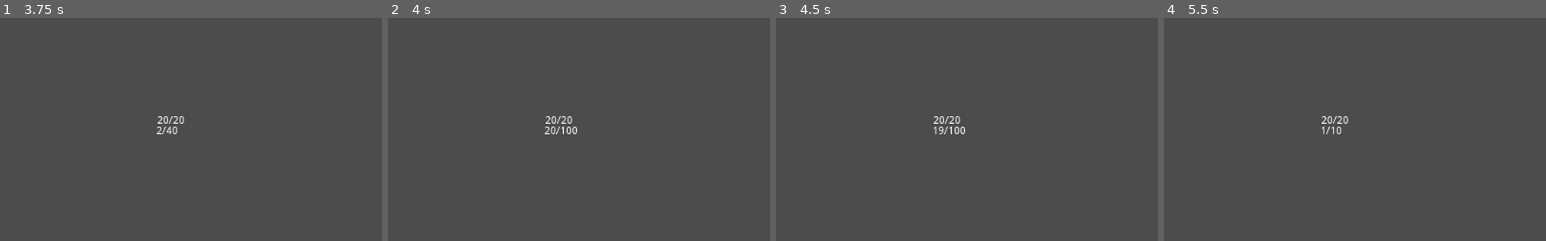
Above: before the commit, frames 1-4 (left to right).
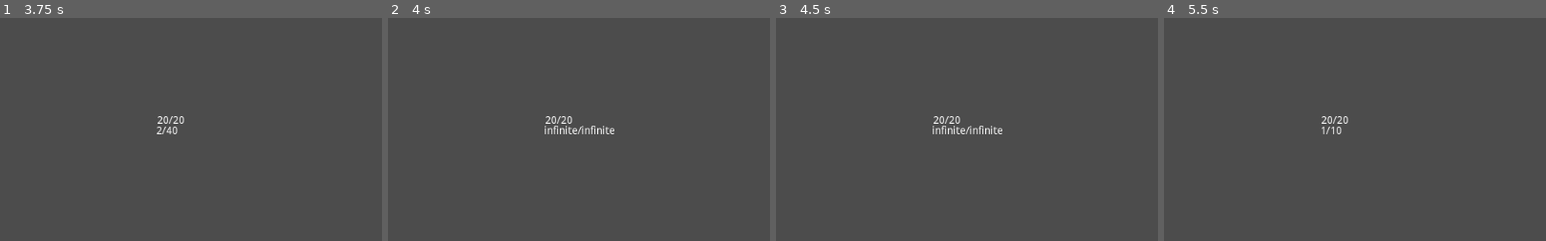
Above: after the commit, the same moments.

Repository: Galomortal47/Metroidvania
Game: Godot game, scene res://Test/Test.tscn
Same seed, same stepped clock (60 frames per second), same inputs: the game is played once before the commit and once after it. The project has no main scene, so this scene is started directly. The engine's default icon, where the game draws it, is replaced by a stand-in: a white triangle on a blue panel in a dark square.
Inputs (mouse positions are % of the whole screen's width and height, from its top left):
- Up to frame 1 (3.75 s): tap Enter (ui_accept) at 0.5, 0.77, 1.25, 1.52, 2, 2.75, 3.02, 3.5 s; move the mouse to (72, 45) at 0.52 s; hold Right (ui_right) 0.53-1.28 s; hold V (ui_block) 0.53-1.28 s; tap Z (ui_select) at 0.8, 1.35, 2.3, 2.85 s; move the mouse to (30, 55) at 1.27 s; hold Down (ui_down) 1.28-2.03 s; tap V (ui_block) at 1.55, 3.05 s; move the mouse to (60, 28) at 2.02 s; hold Right (ui_right) 2.03-2.78 s; hold V (ui_block) 2.03-2.78 s; move the mouse to (45, 70) at 2.77 s; hold Up (ui_up) 2.78-3.53 s; move the mouse to (80, 65) at 3.52 s; hold Left (ui_left) from 3.53 s (still down); hold V (ui_block) from 3.53 s (still down)
- Up to frame 2 (4 s): keep holding Left (ui_left); keep holding V (ui_block); tap Enter (ui_accept) at 3.77 s; tap Z (ui_select) at 3.8 s
- Up to frame 3 (4.5 s): keep holding Left (ui_left); tap X (ui_cancel) at 4.15 s; tap Enter (ui_accept) at 4.25 s; move the mouse to (20, 35) at 4.27 s; release V (ui_block) at 4.28 s; tap Z (ui_select) at 4.35 s
- Up to frame 4 (5.5 s): tap Enter (ui_accept) at 4.52 s; tap V (ui_block) at 4.55 s; move the mouse to (55, 50) at 5.02 s; release Left (ui_left) at 5.03 s; hold Down (ui_down) from 5.03 s (still down); hold V (ui_block) from 5.03 s (still down); tap Z (ui_select) at 5.3 s
The pictures show only the part of the screen within x 34-84%, y 44-94%; the shares and areas given below are measured in that part.

Frame 1 is identical in both runs. In frame 2, 0.4% of the frame differs, in the area x 41-60%, y 48-53%; in frame 3, 0.4%; in frame 4, nothing differs.

Commit message:
gun engine block

Diff:
--- a/Scripts/Enemy.gd
+++ b/Scripts/Enemy.gd
@@ -23,7 +23,7 @@
 #ar dano ao encostar no jgador
 func damage():
 	if $Damage.is_colliding():
-		motion.x = motion.x * -3
+		motion.x = motion.x * -2
 		if $Damage.get_collider().has_node("Health"):
 			$Damage.get_collider().get_node("Health").damage(damage)
 
--- a/Scripts/Shotgun.gd
+++ b/Scripts/Shotgun.gd
@@ -11,6 +11,7 @@
 export var curve = 0
 export var mag = 1
 export var lifespan = 1.0
+export var infinite = false
 var mag_aux = mag
 export var ammo = 100
 var timer_aux = 0.0
@@ -36,7 +37,8 @@
 		dir = 4
 	if Input.is_action_pressed("ui_cancel") and timer_aux < 0 and mag_aux > 0:
 		timer_aux = timer
-		mag_aux-= 1
+		if not infinite:
+			mag_aux-= 1
 		update_text()
 		for i in range(0,bullet_n):
 			var bullet =  load(weapon)
@@ -61,7 +63,10 @@
 		get_parent().get_parent().get_node("Load_Minigame/Minigame").set_current_animation("Load")
 
 func update_text():
-	get_parent().get_node("Label").set_text(str(mag_aux) + "/" + str(ammo))
+	if infinite:
+		get_parent().get_node("Label").set_text("infinite/infinite")
+	else:
+		get_parent().get_node("Label").set_text(str(mag_aux) + "/" + str(ammo))
 
 func reload():
 	mag_aux = mag
--- a/assets/Block.gd
+++ b/assets/Block.gd
@@ -5,8 +5,8 @@
 		$CollisionShape2D.set_disabled(false)
 	else:
 		$CollisionShape2D.set_disabled(true)
-	if Input.is_action_just_pressed("ui_left"):
+	if Input.is_action_just_pressed("ui_left") and not Input.is_action_pressed("ui_block"):
 		$CollisionShape2D.set_position(Vector2(-35,0))
-	if Input.is_action_just_pressed("ui_right"):
+	if Input.is_action_just_pressed("ui_right") and not Input.is_action_pressed("ui_block"):
 		$CollisionShape2D.set_position(Vector2(35,0))
 #	pass
--- a/assets/Player.tscn
+++ b/assets/Player.tscn
@@ -2,8 +2,8 @@
 
 [ext_resource path="res://Scripts/Player.gd" type="Script" id=1]
 [ext_resource path="res://assets/Health.tscn" type="PackedScene" id=2]
-[ext_resource path="res://Scripts/damage.gd" type="Script" id=3]
-[ext_resource path="res://Scripts/Shotgun.gd" type="Script" id=4]
+[ext_resource path="res://Scripts/Shotgun.gd" type="Script" id=3]
+[ext_resource path="res://assets/Gun_engine.tscn" type="PackedScene" id=4]
 [ext_resource path="res://Scripts/Reload.gd" type="Script" id=5]
 [ext_resource path="res://Scripts/Menu Items.gd" type="Script" id=6]
 [ext_resource path="res://icon.png" type="Texture" id=7]
@@ -481,33 +481,22 @@
 enabled = true
 cast_to = Vector2( -20, 0 )
 
-[node name="Sword" type="RayCast2D" parent="."]
-enabled = true
-cast_to = Vector2( 60, 0 )
-collision_mask = 4
+[node name="Weapons" type="Node2D" parent="."]
+
+[node name="Sword" type="Node2D" parent="Weapons"]
 script = ExtResource( 3 )
-damage = 0
-
-[node name="Weapons" type="Node2D" parent="."]
-
-[node name="Sword" type="Node2D" parent="Weapons"]
-script = ExtResource( 4 )
 weapon = "res://assets/Bullet.tscn"
 spreed = 1
 timer = 1.0
 damage = 5
 mag = 20
 lifespan = 0.15
-
-[node name="Gun" type="Node2D" parent="Weapons"]
-script = ExtResource( 4 )
-weapon = "res://assets/Bullet.tscn"
-spreed = 1
-timer = 0.2
-mag = 20
+infinite = true
+
+[node name="Gun" parent="Weapons" instance=ExtResource( 4 )]
 
 [node name="Shotgun" type="Node2D" parent="Weapons"]
-script = ExtResource( 4 )
+script = ExtResource( 3 )
 weapon = "res://assets/Bullet.tscn"
 bullet_n = 15
 spreed = 20
Not shown: 1 places in assets/Player.tscn that only renumber resources
